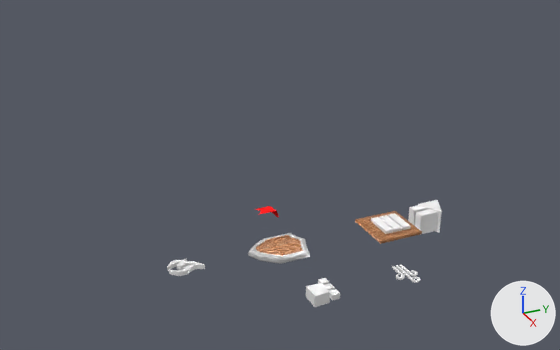
The Blender file src/img/buttons_01.blend, before and after one commit.
Both versions are drawn from a 50 mm lens placed at (19.89, -8.86, 12.65), pointed at (-0.69, 0.4, 2.36). Lighting does not change. The marker at lower right points along +X, +Y and +Z.

Objects in the first picture: 'Fire', 'Menu', 'Panel', 'Pause', 'Shield', 'Tower', 'Wood'.
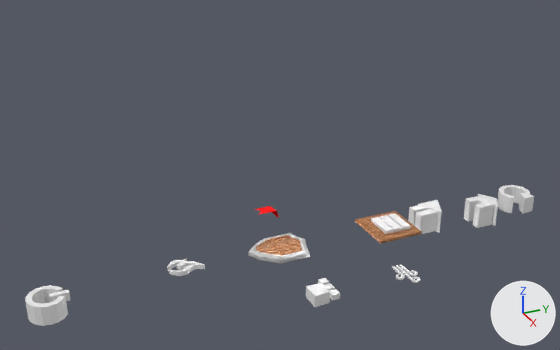
Pixel boxes [x1, y1, x2, y2] of what changed, in the pictures (560 x 350 px):
'Quit', added: after [25, 285, 70, 326]
'Home', added: after [464, 194, 498, 228]
'Reset', added: after [497, 185, 534, 214]

The change in detail:
Mesh me_cube_008 is new.
It has 72 vertices, 68 faces and spans x -1.32..1.32, y -1.0..1.59, z -1.0..1.0.
Mesh me_cylinder is new.
It has 62 vertices, 60 faces and spans x -0.631..0.807, y -0.631..0.631, z -0.391..0.302.
Mesh me_cylinder_001 is new.
It has 68 vertices, 64 faces and spans x -0.631..0.631, y -0.631..0.731, z -0.391..0.302.
Object 'Home' (ob_home) is new; it shows me_cube_008.
Its location is (0.0, 8.06, -0.23).
Its scale is (0.405, 0.405, 0.405).
Object 'Reset' (ob_reset) is new; it shows me_cylinder.
Its location is (0.0, 9.52, 0.0).
Its rotation in degrees is (0, 0, -323).
Its scale is (0.894, 0.894, 0.894).
Object 'Quit' (ob_quit) is new; it shows me_cylinder_001.
Its location is (0.0, -7.25, 0.0).
Its scale is (0.894, 0.894, 0.894).
